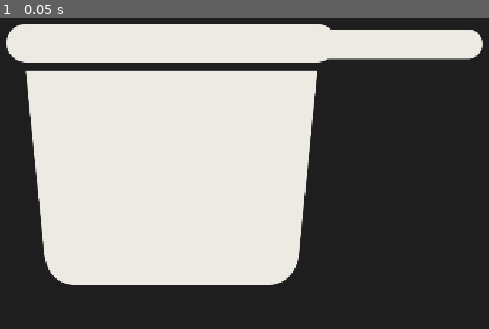
Above: before the commit, frame 1.
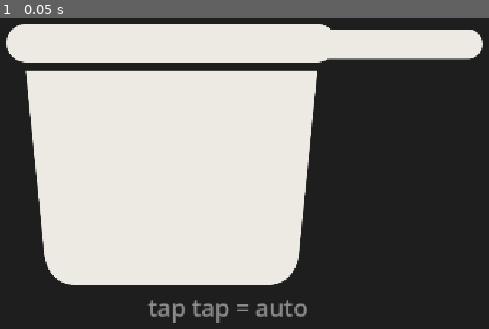
Above: after the commit, the same moment.

Repository: JeromeDuboisPro/la-casserole
Game: Godot game, scene res://scenes/main.tscn
Two runs of this game, one before a commit and one after it. Both use one fixed random seed, a clock stepped at 60 frames per second and the inputs below.
Inputs:
- Up to frame 1 (0.05 s): no input

The runs differ from the first frame. In frame 1, 0.8% of the frame differs, in the area x 30-63%, y 90-99%.

Commit message:
feat: cut the samples from a second take, recorded to carry on a phone
The previous take was made close to a small pan in a dead room, which put
almost all of its energy under 700 Hz, below what a phone speaker can move.
This one is a large lid struck at arm's length in a reverberant room, a metre
from the microphone, with three seconds between strikes.

The difference is in the numbers, not in taste. Under 300 Hz the take holds
0.9 percent of its energy against a dominant share before, the three hits
chosen carry 71 to 77 percent above 700 Hz against 7 to 18, and they lose
nothing through a phone speaker filter where the old ones lost 6 to 12 dB.
Three seconds between strikes also means the tails are whole for the first
time.

Each hit is high-passed at 120 Hz, lifted 3 dB at 1 kHz, cut at 50 dB below
its peak, then run through an envelope flattener: gain follows the inverse of
the envelope, so the ring rises instead of being ducked the way a compressor
with a slow release would. That buys 3 to 6 dB of RMS at the same peak, which
is what a tool shouted over traffic needs. On the speaker filter the trio now
sits at -14.1 to -16.4 dB against -19.4 for the samples it replaces.

Also adds the on-screen hint for the temporary double-tap toggle, shown only
in debug builds since it documents scaffolding.

Co-Authored-By: Claude Opus 5 <noreply@anthropic.com>
Claude-Session: https://claude.ai/code/session_01N386HMBQQrEMMzQ8tmKwmZ

Diff:
--- a/scenes/main.gd
+++ b/scenes/main.gd
@@ -17,6 +17,7 @@
 @onready var _meter: Meter = $Meter
 @onready var _pad: ColorRect = $Pad
 @onready var _pot: TextureRect = $Pot
+@onready var _hint: Label = $Hint
 
 var _noise: Node
 
@@ -31,6 +32,9 @@
 func _ready() -> void:
 	_pad.color = SKIN_CASSEROLE.background_color
 	_pot.texture = SKIN_CASSEROLE.sprite
+	# The hint documents the temporary double-tap toggle, so it lives and dies
+	# with it.
+	_hint.visible = OS.is_debug_build()
 	_setup_audio()
 	_tap.tapped.connect(_on_tapped)
 	_meter.beat.connect(_on_beat)
--- a/scenes/main.tscn
+++ b/scenes/main.tscn
@@ -43,3 +43,16 @@
 
 [node name="AndroidNoise" type="Node" parent="."]
 script = ExtResource("5_android")
+
+[node name="Hint" type="Label" parent="."]
+anchor_top = 1.0
+anchor_right = 1.0
+anchor_bottom = 1.0
+offset_top = -120.0
+offset_bottom = -48.0
+mouse_filter = 2
+theme_override_colors/font_color = Color(0.55, 0.55, 0.55, 1)
+theme_override_font_sizes/font_size = 34
+text = "tap tap = auto"
+horizontal_alignment = 1
+vertical_alignment = 1
Not shown, changed: assets/audio/bang_01.wav
Not shown, changed: assets/audio/bang_02.wav
Not shown, changed: assets/audio/bang_03.wav
Not shown, added: assets/audio/source/casserole_big_2026-09-10.wav
